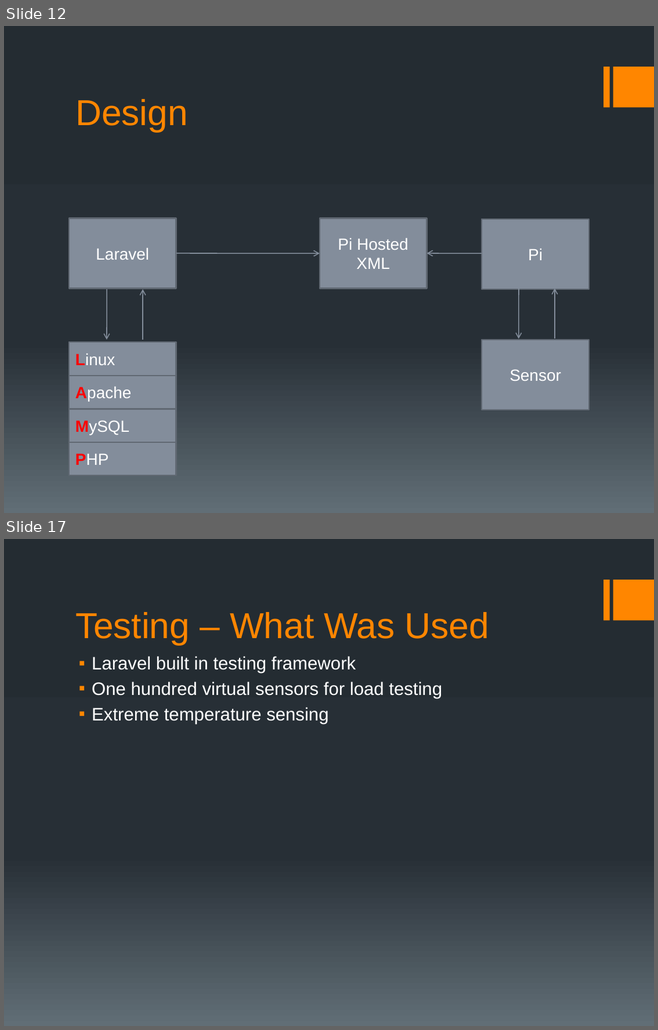
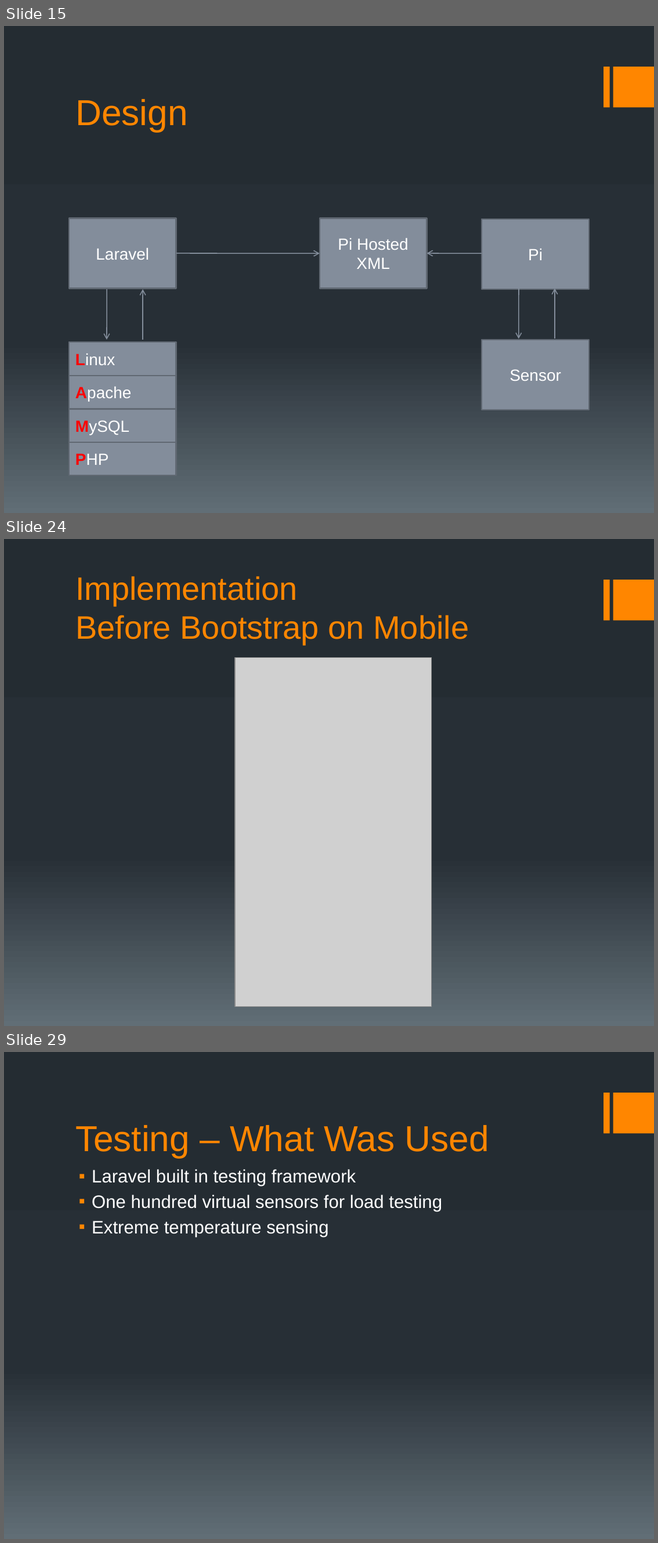
Before and after one commit to Saurutobi/Team3.14, a slide deck: Docs/Presentation/SeniorDesignPresentation.pptx. Shown one above the other, each under a label of ours: slides 12 and 17 before the commit, slides 15, 24 and 29 after it; the slides between them are not shown. The pictures are 658x1030 and 658x1543 pixels, drawn with LibreOffice and Linux fonts; fonts in the diff are those of the drawing; grey boxes stand for pictures. Boxes give left, top, right and bottom in pixels: in the first picture for what was removed or moved away, otherwise in the second. Text is boxed around its words. In the diff, an @@ line names an element or a change of style, - is before the commit and + after.

```diff
--- a/Docs/Presentation/SeniorDesignPresentation.pptx
+++ b/Docs/Presentation/SeniorDesignPresentation.pptx
@@ slide 24 added at [4,539,654,1026], background gradient #242C33 to #273037 to #636D76; not listed: 2 template elements that a slide beside it also shows @@
@@ title added at [75,576,469,645], 36 pt, text #FF8600 @@
+Implementation
+Before Bootstrap on Mobile
@@ picture added at [235,657,431,1006] @@
@@ what was slide 12 is now slide 15 @@
@@ what was slide 17 is now slide 29 @@
```
Also in this commit, not shown: 6 slides changed, 18 other slides added, 3 slides removed.
